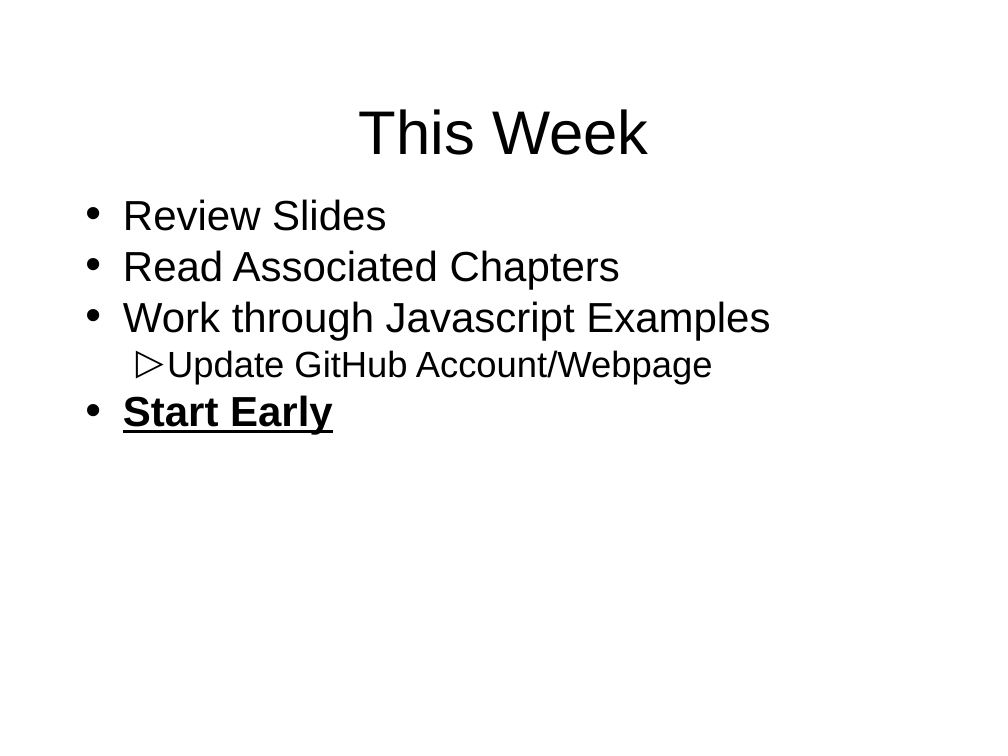
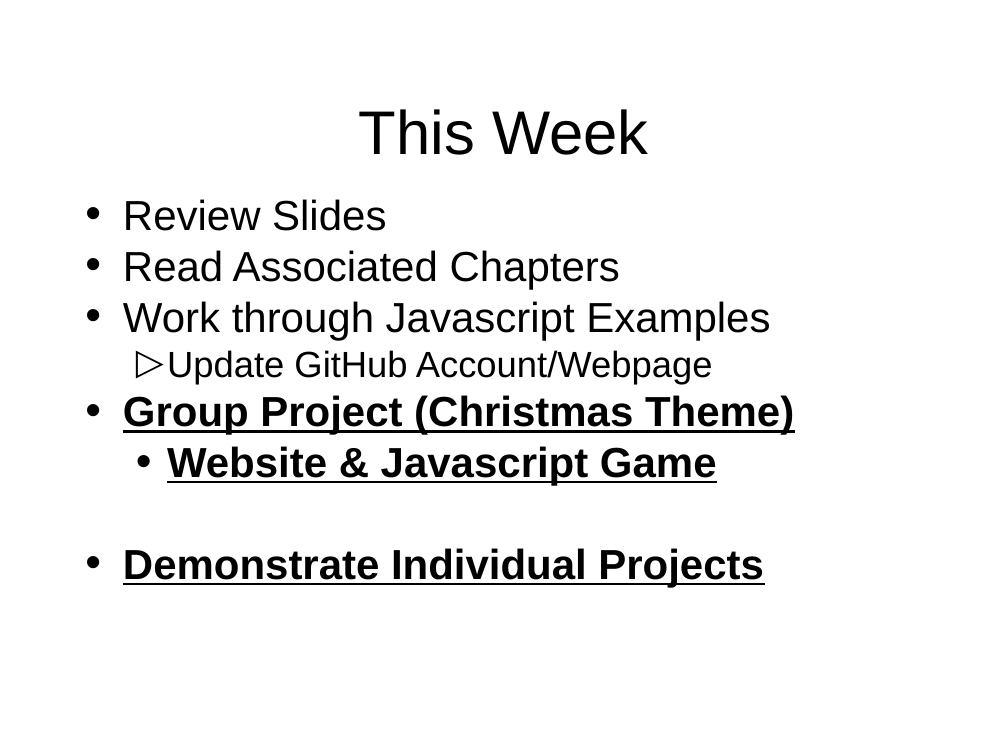
Before and after one commit to octaviordz/zjnu2017.github.io, a slide deck: slide 18 of WAD/lectures/110--Javascript.Forms.pptx. Drawn at 1008x756 pixels with LibreOffice and Linux fonts; fonts in the diff are those of the drawing. Boxes give left, top, right and bottom in pixels: in the first picture for what was removed or moved away, otherwise in the second. Text is boxed around its words. In the diff, an @@ line names an element or a change of style, - is before the commit and + after.

Commit message:
Update slides.

```diff
--- a/WAD/lectures/110--Javascript.Forms.pptx
+++ b/WAD/lectures/110--Javascript.Forms.pptx
@@ text at <box>123,395,794,587</box>: text changed @@
-• Start Early
+• Group Project (Christmas Theme)
+  • Website & Javascript Game
+• Demonstrate Individual Projects
```
Also in this commit, not shown: 4 other slides changed, 1 slide added, 1 slide removed, 11 other files.
